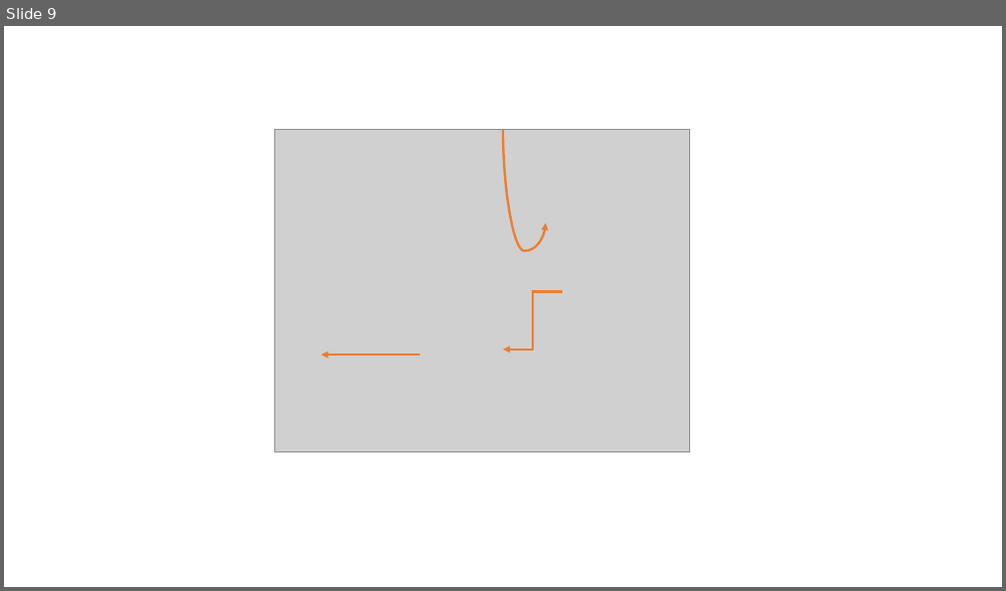
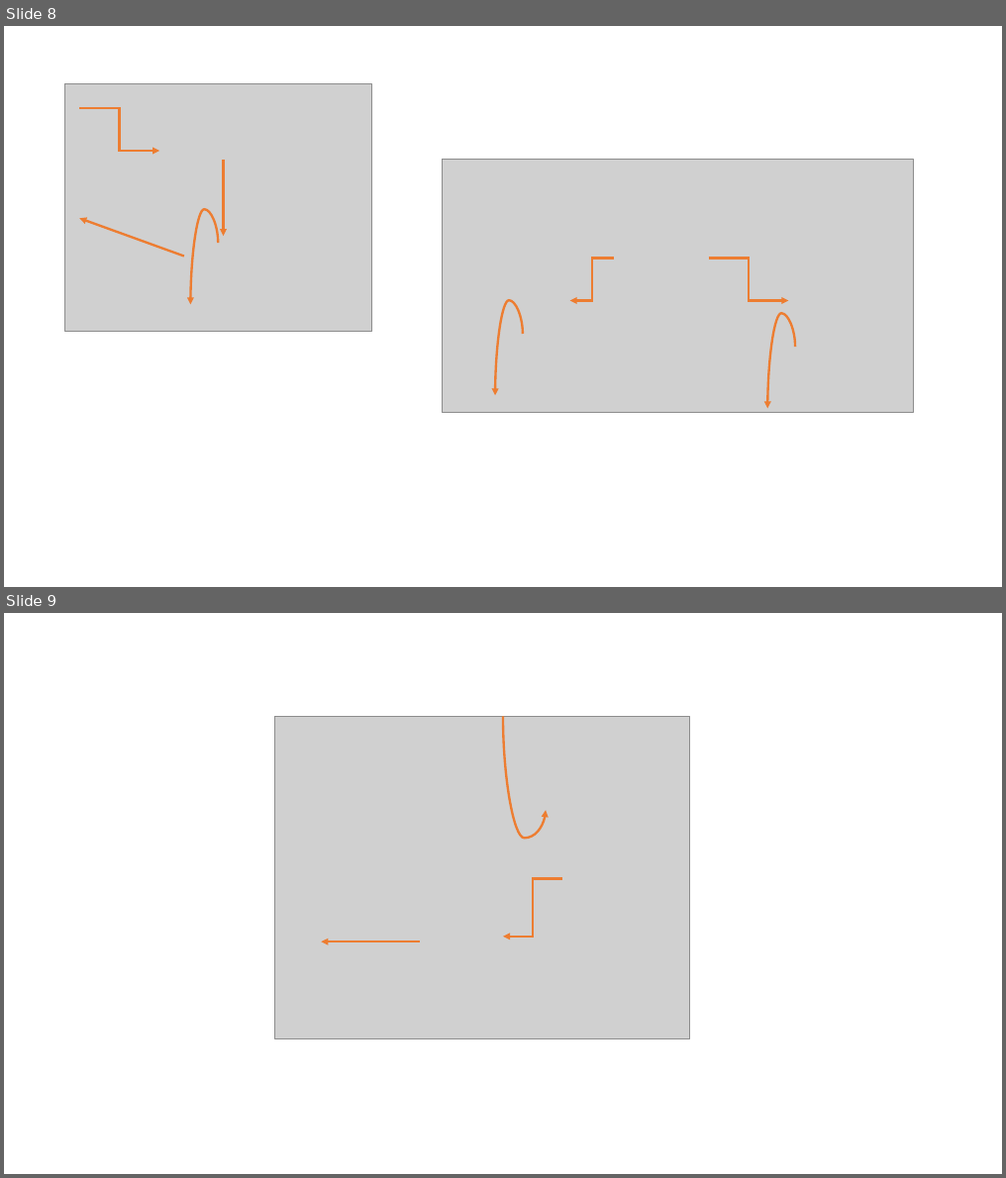
Before and after one commit to MattdewT/KE4, a slide deck: Grafiken.pptx. Shown one above the other, each under a label of ours: slide 9 before the commit, slides 8 and 9 after it. The pictures are 1006x591 and 1006x1178 pixels, drawn with LibreOffice and Linux fonts; fonts in the diff are those of the drawing; grey boxes stand for pictures. Boxes give left, top, right and bottom in pixels: in the first picture for what was removed or moved away, otherwise in the second. Text is boxed around its words. In the diff, an @@ line names an element or a change of style, - is before the commit and + after.

```diff
--- a/Grafiken.pptx
+++ b/Grafiken.pptx
@@ slide 8 added at (4, 26, 1002, 587), background #FFFFFF @@
@@ picture added at (64, 83, 371, 332) @@
@@ elbow arrow added from (79, 108) to (159, 151), #ED7D31 2.25 pt @@
@@ arrow added from (224, 160) to (224, 236), #ED7D31 2.25 pt @@
@@ picture added at (442, 160, 914, 413) @@
@@ arrow added from (184, 257) to (79, 218), #ED7D31 2.25 pt @@
@@ curved arrow added from (218, 243) to (190, 304), #ED7D31 2.25 pt @@
@@ elbow arrow added from (614, 258) to (570, 301), #ED7D31 2.25 pt @@
@@ elbow arrow added from (709, 258) to (788, 301), #ED7D31 2.25 pt @@
@@ curved arrow added from (523, 334) to (495, 396), #ED7D31 2.25 pt @@
@@ curved arrow added from (795, 347) to (767, 408), #ED7D31 2.25 pt @@
```
Also in this commit, not shown: 1 slide removed, 2 other files.
